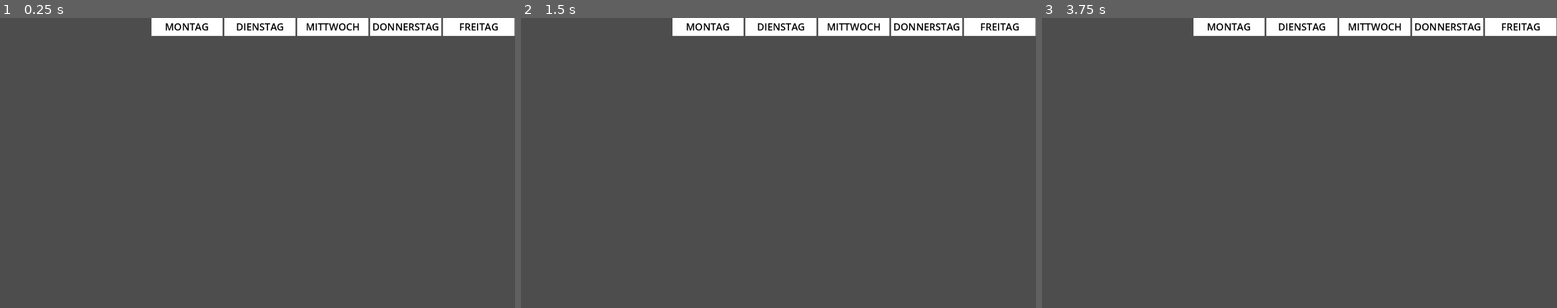
Above: before the commit, frames 1-3 (left to right).
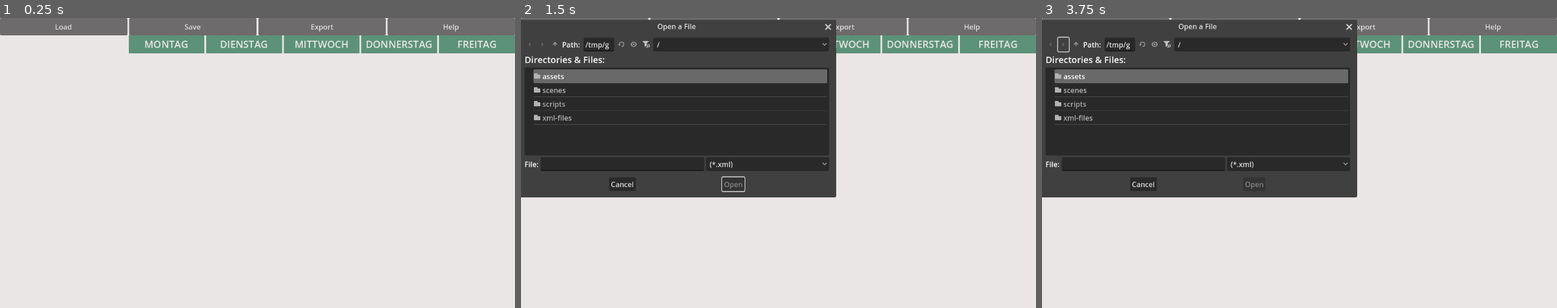
Above: after the commit, the same moments.

Repository: FlorianKloeckner/uzl-better-planner
Game: Godot game, scene res://scenes/node_2d.tscn
The game is run twice, just before and just after one commit, with the same random seed, the same clock (stepped at 60 frames per second) and the same inputs.
Inputs (mouse positions are in pixels of both pictures, inside the frame that each line leads up to):
- Up to frame 1 (0.25 s): no input
- Up to frame 2 (1.5 s): click (582, 26) at 0.5 s, where only the run after the commit has a clickable "Load"; click (711, 26) at 1.25 s, where only the run after the commit has a clickable "Save"
- Up to frame 3 (3.75 s): click (1366, 26) at 2 s, where only the run after the commit has a clickable "Export"; click (1495, 26) at 2.75 s, where only the run after the commit has a clickable "Help"; click (1062, 44) at 3.52 s

The runs differ from the first frame. In frame 1, 100% of the frame differs, in the area x 0-100%, y 0-100%; in frame 2, 87%; in frame 3, 87%.

Commit message:
Fix scaling, add color

Diff:
--- a/scenes/node_2d.tscn
+++ b/scenes/node_2d.tscn
@@ -1,20 +1,62 @@
-[gd_scene load_steps=3 format=3 uid="uid://csc21po6mmjoc"]
+[gd_scene load_steps=4 format=3 uid="uid://csc21po6mmjoc"]
 
 [ext_resource type="Script" uid="uid://qrbthwwthq02" path="res://scripts/node_2d.gd" id="1_4dvvg"]
+[ext_resource type="Script" uid="uid://dkcq6smveb60a" path="res://scenes/ui_buttons.gd" id="2_4vge2"]
 [ext_resource type="Script" uid="uid://bo3ihus4bh350" path="res://scripts/space_node.gd" id="2_rnjyy"]
 
 [node name="Control" type="Control"]
 layout_mode = 3
-anchors_preset = 0
-offset_right = 40.0
-offset_bottom = 40.0
+anchors_preset = 15
+anchor_right = 1.0
+anchor_bottom = 1.0
+grow_horizontal = 2
+grow_vertical = 2
 script = ExtResource("1_4dvvg")
 
+[node name="ColorRect" type="ColorRect" parent="."]
+layout_mode = 1
+anchors_preset = 15
+anchor_right = 1.0
+anchor_bottom = 1.0
+grow_horizontal = 2
+grow_vertical = 2
+color = Color(0.917647, 0.901961, 0.898039, 1)
+
+[node name="UI Buttons" type="HBoxContainer" parent="."]
+layout_mode = 1
+anchors_preset = -1
+anchor_right = 1.0
+anchor_bottom = 0.06
+grow_horizontal = 2
+grow_vertical = 2
+script = ExtResource("2_4vge2")
+
+[node name="LoadButton" type="Button" parent="UI Buttons"]
+layout_mode = 2
+size_flags_horizontal = 3
+text = "Load"
+
+[node name="SaveButton" type="Button" parent="UI Buttons"]
+layout_mode = 2
+size_flags_horizontal = 3
+text = "Save"
+
+[node name="ExportButton" type="Button" parent="UI Buttons"]
+layout_mode = 2
+size_flags_horizontal = 3
+text = "Export"
+
+[node name="HelpButton" type="Button" parent="UI Buttons"]
+layout_mode = 2
+size_flags_horizontal = 3
+text = "Help"
+
 [node name="ScrollContainer" type="ScrollContainer" parent="."]
 layout_mode = 1
 anchors_preset = -1
-anchor_right = 8.475
-offset_bottom = 649.0
+anchor_top = 0.06
+anchor_right = 0.25
+anchor_bottom = 1.0
 
 [node name="Lecture_list" type="VBoxContainer" parent="ScrollContainer"]
 layout_mode = 2
@@ -23,9 +65,10 @@
 [node name="HBoxContainer" type="HBoxContainer" parent="."]
 layout_mode = 1
 anchors_preset = -1
-anchor_left = 8.475
-anchor_right = 28.775
-anchor_bottom = 16.225
+anchor_left = 0.25
+anchor_top = 0.06
+anchor_right = 1.0
+anchor_bottom = 1.0
 metadata/_edit_use_anchors_ = true
 
 [node name="VBoxContainer" type="VBoxContainer" parent="HBoxContainer"]
@@ -35,6 +78,7 @@
 [node name="ColorRect" type="ColorRect" parent="HBoxContainer/VBoxContainer"]
 custom_minimum_size = Vector2(0, 40)
 layout_mode = 2
+color = Color(0.356863, 0.572549, 0.47451, 1)
 
 [node name="Label" type="Label" parent="HBoxContainer/VBoxContainer/ColorRect"]
 layout_mode = 1
@@ -42,7 +86,7 @@
 anchor_right = 1.0
 offset_bottom = 40.0
 grow_horizontal = 2
-theme_override_colors/font_color = Color(0, 0, 0, 1)
+theme_override_colors/font_color = Color(0.917647, 0.901961, 0.898039, 1)
 theme_override_font_sizes/font_size = 22
 text = "MONTAG"
 horizontal_alignment = 1
@@ -61,6 +105,7 @@
 [node name="ColorRect" type="ColorRect" parent="HBoxContainer/VBoxContainer2"]
 custom_minimum_size = Vector2(0, 40)
 layout_mode = 2
+color = Color(0.356863, 0.572549, 0.47451, 1)
 
 [node name="Label" type="Label" parent="HBoxContainer/VBoxContainer2/ColorRect"]
 layout_mode = 1
@@ -68,7 +113,7 @@
 anchor_right = 1.0
 offset_bottom = 40.0
 grow_horizontal = 2
-theme_override_colors/font_color = Color(0, 0, 0, 1)
+theme_override_colors/font_color = Color(0.917647, 0.901961, 0.898039, 1)
 theme_override_font_sizes/font_size = 22
 text = "DIENSTAG"
 horizontal_alignment = 1
@@ -86,6 +131,7 @@
 [node name="ColorRect" type="ColorRect" parent="HBoxContainer/VBoxContainer3"]
 custom_minimum_size = Vector2(0, 40)
 layout_mode = 2
+color = Color(0.356863, 0.572549, 0.47451, 1)
 
 [node name="Label" type="Label" parent="HBoxContainer/VBoxContainer3/ColorRect"]
 layout_mode = 1
@@ -93,7 +139,7 @@
 anchor_right = 1.0
 offset_bottom = 40.0
 grow_horizontal = 2
-theme_override_colors/font_color = Color(0, 0, 0, 1)
+theme_override_colors/font_color = Color(0.917647, 0.901961, 0.898039, 1)
 theme_override_font_sizes/font_size = 22
 text = "MITTWOCH"
 horizontal_alignment = 1
@@ -111,6 +157,7 @@
 [node name="ColorRect" type="ColorRect" parent="HBoxContainer/VBoxContainer4"]
 custom_minimum_size = Vector2(0, 40)
 layout_mode = 2
+color = Color(0.356863, 0.572549, 0.47451, 1)
 
 [node name="Label" type="Label" parent="HBoxContainer/VBoxContainer4/ColorRect"]
 layout_mode = 1
@@ -118,7 +165,7 @@
 anchor_right = 1.0
 offset_bottom = 40.0
 grow_horizontal = 2
-theme_override_colors/font_color = Color(0, 0, 0, 1)
+theme_override_colors/font_color = Color(0.917647, 0.901961, 0.898039, 1)
 theme_override_font_sizes/font_size = 22
 text = "DONNERSTAG"
 horizontal_alignment = 1
@@ -136,6 +183,7 @@
 [node name="ColorRect" type="ColorRect" parent="HBoxContainer/VBoxContainer5"]
 custom_minimum_size = Vector2(0, 40)
 layout_mode = 2
+color = Color(0.356863, 0.572549, 0.47451, 1)
 
 [node name="Label" type="Label" parent="HBoxContainer/VBoxContainer5/ColorRect"]
 layout_mode = 1
@@ -143,7 +191,7 @@
 anchor_right = 1.0
 offset_bottom = 40.0
 grow_horizontal = 2
-theme_override_colors/font_color = Color(0, 0, 0, 1)
+theme_override_colors/font_color = Color(0.917647, 0.901961, 0.898039, 1)
 theme_override_font_sizes/font_size = 22
 text = "FREITAG"
 horizontal_alignment = 1
@@ -162,4 +210,6 @@
 access = 2
 filters = PackedStringArray("*.xml")
 
+[connection signal="open_xml_dialog" from="UI Buttons" to="." method="_on_ui_buttons_open_xml_dialog"]
+[connection signal="pressed" from="UI Buttons/LoadButton" to="UI Buttons" method="_on_load_button_pressed"]
 [connection signal="confirmed" from="FileDialog" to="." method="_on_file_dialog_confirmed"]
--- /dev/null
+++ b/scenes/ui_buttons.gd
@@ -0,0 +1,17 @@
+extends HBoxContainer
+signal open_xml_dialog
+
+
+# Called when the node enters the scene tree for the first time.
+func _ready() -> void:
+	pass # Replace with function body.
+
+
+# Called every frame. 'delta' is the elapsed time since the previous frame.
+func _process(delta: float) -> void:
+	pass
+
+
+
+func _on_load_button_pressed() -> void:
+	open_xml_dialog.emit()
--- a/scripts/node_2d.gd
+++ b/scripts/node_2d.gd
@@ -2,6 +2,8 @@
 
 const SPACE_NODE = preload("res://scenes/space_node.tscn")
 const CLASS_WIDGET = preload("res://scenes/ClassWidget.tscn")
+@onready var file_dialog: FileDialog = $FileDialog
+
 
 var current_file_path #= "xml-files/data.xml"
 
@@ -10,7 +12,7 @@
 var node_name: String
 var end_time: String
 
-var time_scaler:float = (650.0-40.0)/600.0
+var time_scaler:float = (650.0-39.0)/600.0
 
 func _ready():
 	if current_file_path != "" and current_file_path != null:
@@ -196,4 +198,9 @@
 	print("confirmed")
 	current_file_path = $FileDialog.current_path
 	print("current_file_path")
-	_ready()
+	rebuild()
+
+
+
+func _on_ui_buttons_open_xml_dialog() -> void:
+	file_dialog.show()
Not shown, added: scenes/ui_buttons.gd.uid
